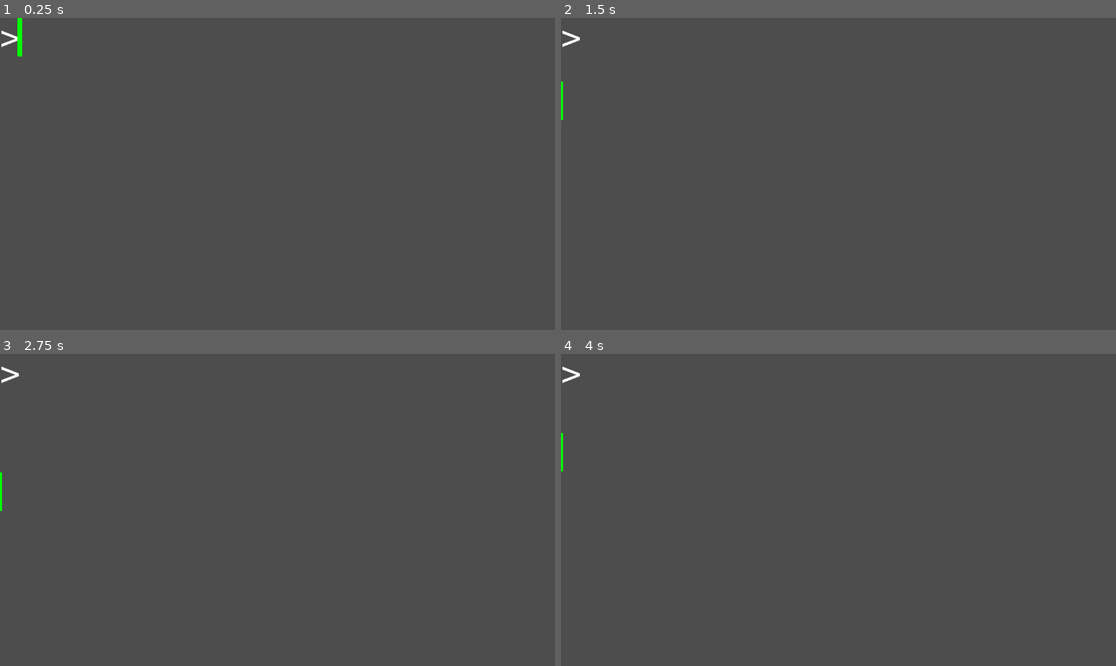
Above: before the commit, frames 1-4 (two rows, left to right).
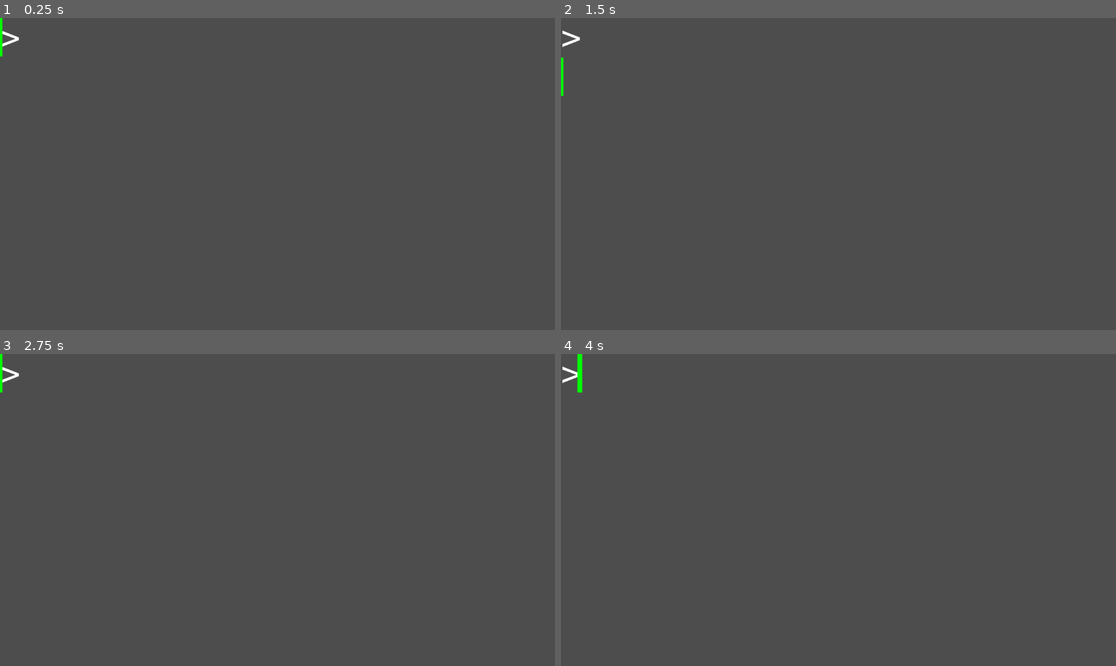
Above: after the commit, the same moments.

Repository: uprun/neon-lights-editor
Game: Godot game, scene res://scenes/canvas-ltd.tscn
Same seed, same stepped clock (60 frames per second), same inputs: the game is played once before the commit and once after it.
Inputs (mouse positions are in pixels of both pictures, inside the frame that each line leads up to):
- Up to frame 1 (0.25 s): no input
- Up to frame 2 (1.5 s): tap Enter at 0.5, 1.35 s; move the mouse to (960, 158) at 0.52 s; hold Right 0.53-1.28 s; tap Backspace at 0.6 s; click (960, 158) at 0.67 s; tap Space at 1.25 s; move the mouse to (727, 189) at 1.27 s; hold Down from 1.28 s (still down); click (727, 189) at 1.42 s
- Up to frame 3 (2.75 s): tap Enter at 2 s; move the mouse to (333, 441) at 2.02 s; release Down at 2.03 s; hold Right from 2.03 s (still down); tap Backspace at 2.1 s; click (333, 441) at 2.17 s
- Up to frame 4 (4 s): tap Space at 2.75 s; move the mouse to (810, 572) at 2.77 s; release Right at 2.78 s; hold Up 2.78-3.53 s; tap Enter at 2.85, 3.5 s; click (810, 572) at 2.92 s; move the mouse to (1005, 556) at 3.52 s; hold Left from 3.53 s (still down); tap Backspace at 3.6 s; click (1005, 556) at 3.67 s

The runs differ from the first frame. In frame 1, 0.2% of the frame differs, in the area x 0-5%, y 0-13%; in frame 2, less than 0.1%; in frame 3, 0.1%; in frame 4, 0.2%.
Error in both runs: Attempt to call function 'get_further_side_position' in base 'null instance' on a null instance. (res://scenes/function-node.gd:46)

Commit message:
2024-12-09--23h01m46s

Diff:
--- a/scenes/caret.gd
+++ b/scenes/caret.gd
@@ -62,7 +62,7 @@
 		desired_locations.push_back(delta_y)
 		desired_locations.push_back(delta_x)
 
-	$"Rocket-engine".update_position(use_position)
+	$"Rocket-engine".update_position(desired_locations.pop_front())
 
 func _on_rocketengine_request_to_shift_position(shift):
 	position += shift
